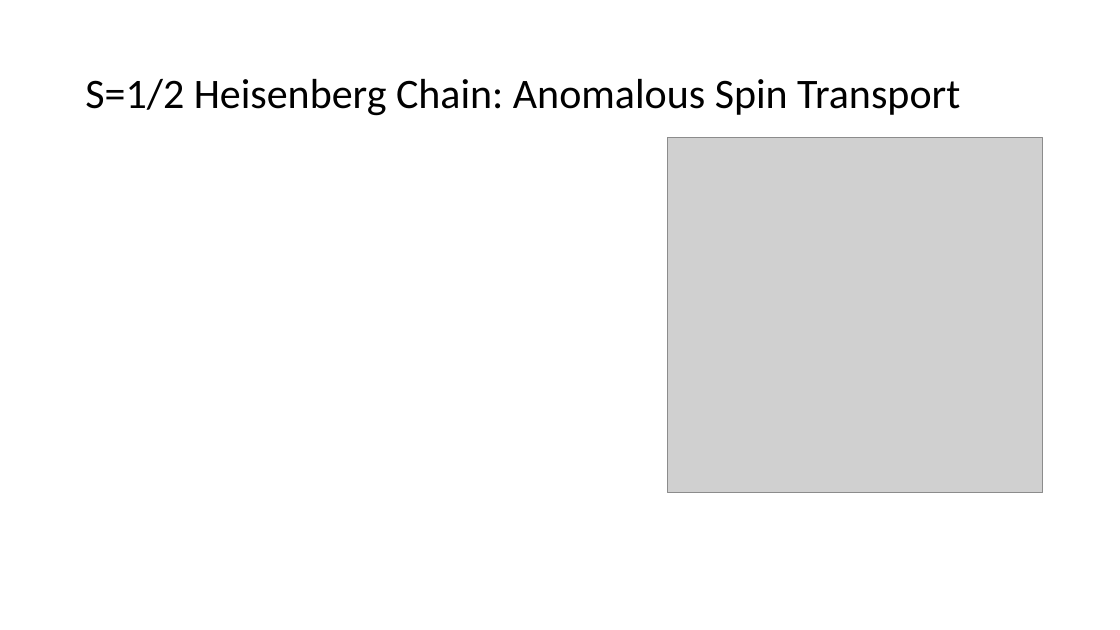
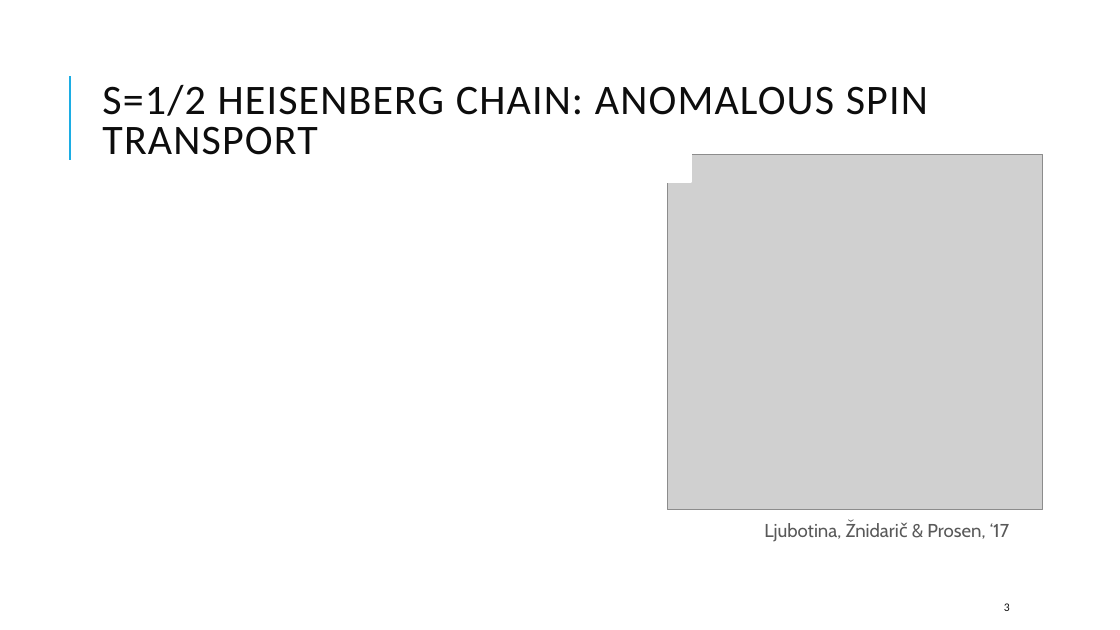
Before and after one commit to kwang0/KPZ-Project, a slide deck: slide 3 of EPiQS Presentation.pptx. Drawn at 1120x630 pixels with LibreOffice and Linux fonts; fonts in the diff are those of the drawing; grey boxes stand for pictures. Boxes give left, top, right and bottom in pixels: in the first picture for what was removed or moved away, otherwise in the second. Text is boxed around its words. In the diff, an @@ line names an element or a change of style, - is before the commit and + after.

```diff
--- a/EPiQS Presentation.pptx
+++ b/EPiQS Presentation.pptx
@@ line added from (70, 160) to (70, 76), #1CADE4 1.5 pt @@
@@ title at <box>102,85,928,155</box>: text changed; text colour #000000 to #0D0D0D @@
-S=1/2 Heisenberg Chain: Anomalous Spin Transport
+S=1/2 HEISENBERG CHAIN: ANOMALOUS SPIN TRANSPORT
@@ rectangle added at <box>664,149,691,181</box>, fill #FFFFFF, outline #FFFFFF 1.25 pt @@
@@ picture: place and size @@
-picture at <box>668,137,1044,493</box>
+picture at <box>668,154,1044,510</box>
@@ text added at <box>764,523,1009,542</box>, 16 pt, text #595959 @@
+Ljubotina, Žnidarič & Prosen, ‘17
@@ page number added at <box>1004,603,1010,611</box>, 10 pt, text #0D0D0D @@
+3
```
Also in this commit, not shown: 18 other slides changed, 3 slides added, 1 slide removed, 12 other files.
